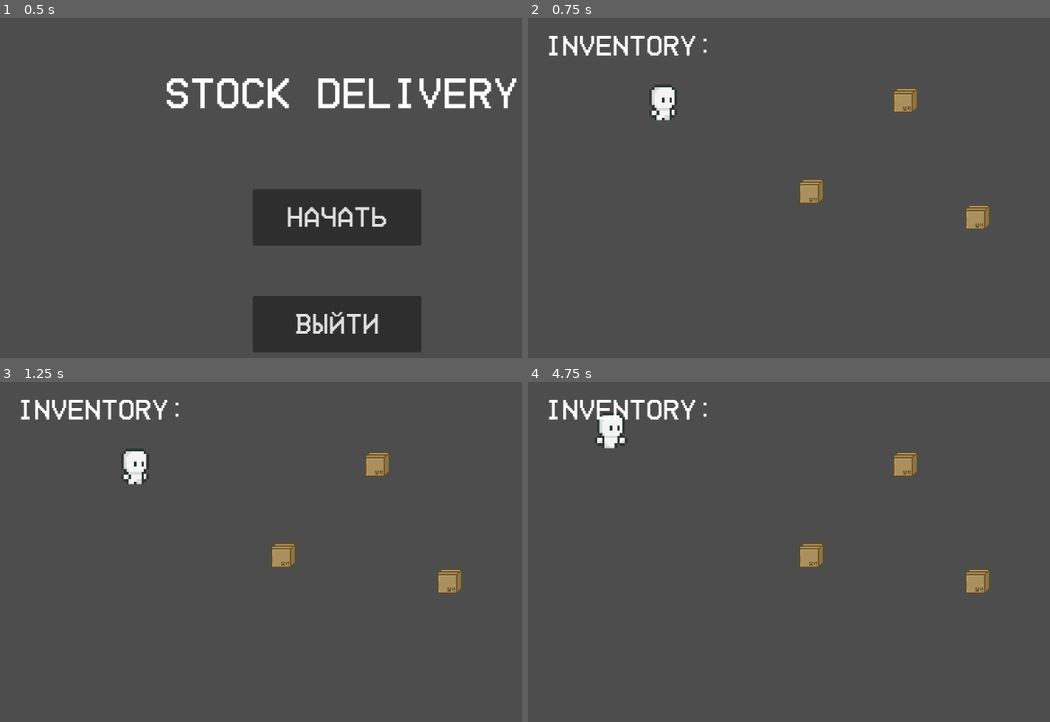
Above: before the commit, frames 1-4 (two rows, left to right).
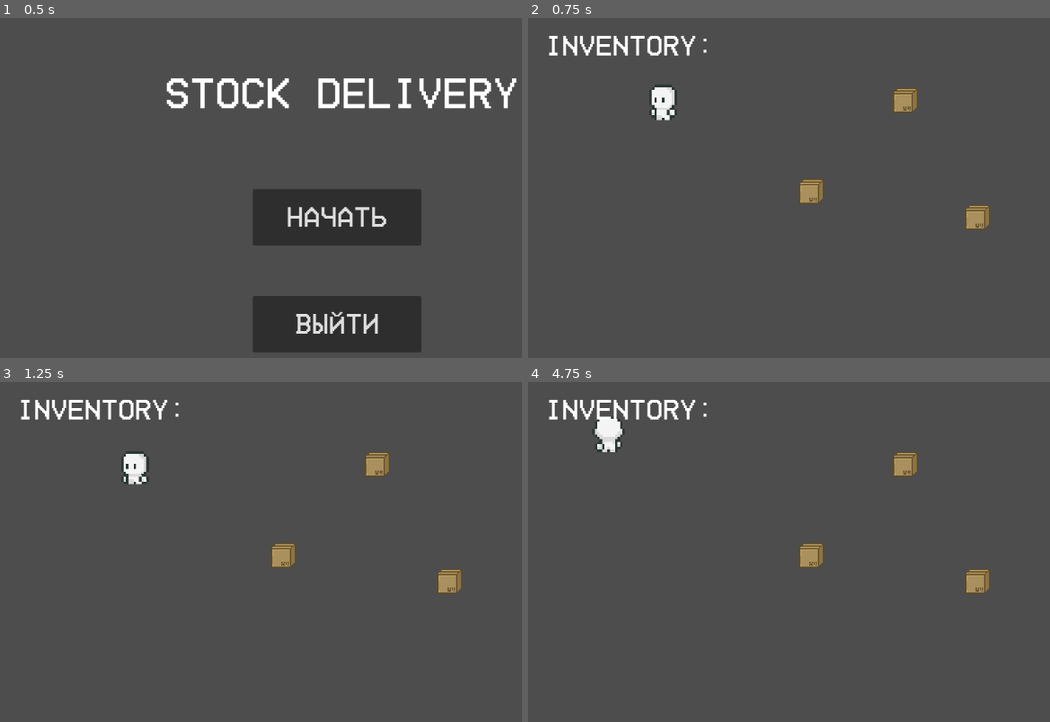
Above: after the commit, the same moments.

Repository: forniiq/stock-delivery
Game: Godot game, scene res://Scene/main_menu.tscn
Same seed, same stepped clock (60 frames per second), same inputs: the game is played once before the commit and once after it.
Inputs:
- Up to frame 1 (0.5 s): no input
- Up to frame 2 (0.75 s): click "Начать" at 0.5 s
- Up to frame 3 (1.25 s): no input
- Up to frame 4 (4.75 s): tap Enter at 1.25, 4.25 s; hold A (A, bound only before the commit) 1.28-2.03 s; tap D (D, bound only before the commit) at 1.55, 2.1 s; tap E (E) at 2.3 s; hold E (E) 2.78-3.53 s; tap S (S, bound only before the commit) at 3.05, 3.6 s; tap Space at 3.5 s; tap W (W, bound only before the commit) at 3.8 s; hold W (W, bound only before the commit) from 4.28 s (still down); tap Shift (shift) at 4.55 s

Frame 1 is identical in both runs. In frame 2, 0.1% of the frame differs, in the area x 23-29%, y 20-30%; in frame 3, 0.3%; in frame 4, 0.4%, in the area x 12-20%, y 8-21%.

Commit message:
Fixed player script

Diff:
--- a/Player/player_1/Player_1.gd
+++ b/Player/player_1/Player_1.gd
@@ -1,78 +1,45 @@
 extends CharacterBody2D
 
-@export var speed = 150 #Скорость
-@export var run_speed = 250 #Скорость бега
-@onready var anim = "idle_r" #Статус анимации
-@onready var animate = $AnimatedSprite2D #Ссылка на анимации
+@export var speed = 150
+@export var sprint_mod = 1.2
+@onready var animate = $AnimatedSprite2D
+@onready var collision_shape = $CollisionShape2D
 @export var inventory = "" #Передмет в инвентаре
 @export var inventory_size = 1 #Размер инвентаря
 var controlling = true #Статус управления
 var in_vehicle = false
 var on_area = false
 
-func _ready():
-	pass
+func get_input():
+	var horizontal = Input.get_axis("left", "right")
+	var vertical = Input.get_axis("forward", "backward")
 
-#Действия
-func get_input():
-	if controlling:
-		velocity = Vector2()
-		var input_direction = Input.get_vector("A","D","W","S")
-		input_direction = input_direction.normalized()
-		if Input.is_action_pressed("shift"):
-			velocity = input_direction * run_speed
+	velocity.x = horizontal
+	velocity.y = vertical
+	# Со спринтом
+	#velocity = velocity.normalized() * speed * (sprint_mod if Input.is_action_pressed("sprint") else 1)
+	# Без спринта (он здесь не нужен)
+	velocity = velocity.normalized() * speed
+
+	if horizontal:
+		animate.flip_h = horizontal > 0
+		collision_shape.position.x = 0.5 if horizontal > 0 else -0.5
+
+	if vertical:
+		if vertical > 0:
+			animate.play("down")
 		else:
-			velocity = input_direction * speed
+			animate.play("up")
+	elif horizontal:
+		animate.play("run")
+	else:
+		animate.play("idle")
 
-#Анимации
-func animation():
-	if Input.is_action_pressed("shift"):
-		if velocity.length() == run_speed and Input.is_action_pressed("A"):
-				anim = "run_l"
-		if velocity.length() == run_speed and Input.is_action_pressed("D"):
-				anim = "run_r"
-		if velocity.length() == run_speed:
-			if Input.is_action_pressed("S") or Input.is_action_pressed("W"):
-				if anim == "walk_r" or anim == "idle_r" or anim == "run_r":
-						anim = "run_r"
-				if anim == "walk_l" or anim == "idle_l" or anim == "run_l":
-						anim = "run_l"
-	else:
-		if velocity.length() == speed and Input.is_action_pressed("A"):
-				anim = "walk_l"
-		if velocity.length() == speed and Input.is_action_pressed("D"):
-				anim = "walk_r"
-		if velocity.length() == speed:
-			if Input.is_action_pressed("S") or Input.is_action_pressed("W"):
-				if anim == "walk_r" or anim == "idle_r" or anim == "run_r":
-						anim = "walk_r"
-				if anim == "walk_l" or anim == "idle_l":
-						anim = "walk_l"
 
-	if velocity.length() == 0:
-		if anim == "walk_l" or anim == "run_l":
-			anim = "idle_l"
-		if anim == "walk_r" or anim == "run_r":
-			anim = "idle_r"
-
-	if anim == "walk_r":
-		animate.play("walk_r")
-	if anim == "walk_l":
-		animate.play("walk_l")
-	if anim == "idle_r":
-		animate.play("idle_r")
-	if anim == "idle_l":
-		animate.play("idle_l")
-	if anim == "run_r":
-		animate.play("run_r")
-	if anim == "run_l":
-		animate.play("run_l")
-
-#Физические процессы
 func _physics_process(_delta):
 	get_input()
 	move_and_slide()
-	animation()
+
 
 signal interact
 signal seat
--- a/Player/player_1/Player_1.tscn
+++ b/Player/player_1/Player_1.tscn
@@ -10,6 +10,38 @@
 [sub_resource type="RectangleShape2D" id="RectangleShape2D_41rhv"]
 size = Vector2(11, 14)
 
+[sub_resource type="AtlasTexture" id="AtlasTexture_8veia"]
+atlas = ExtResource("3_fitp1")
+region = Rect2(0, 160, 80, 80)
+
+[sub_resource type="AtlasTexture" id="AtlasTexture_4kd2m"]
+atlas = ExtResource("3_fitp1")
+region = Rect2(80, 160, 80, 80)
+
+[sub_resource type="AtlasTexture" id="AtlasTexture_g4i8c"]
+atlas = ExtResource("3_fitp1")
+region = Rect2(160, 160, 80, 80)
+
+[sub_resource type="AtlasTexture" id="AtlasTexture_exftb"]
+atlas = ExtResource("3_fitp1")
+region = Rect2(240, 160, 80, 80)
+
+[sub_resource type="AtlasTexture" id="AtlasTexture_6kry2"]
+atlas = ExtResource("3_fitp1")
+region = Rect2(320, 160, 80, 80)
+
+[sub_resource type="AtlasTexture" id="AtlasTexture_np3jv"]
+atlas = ExtResource("3_fitp1")
+region = Rect2(400, 160, 80, 80)
+
+[sub_resource type="AtlasTexture" id="AtlasTexture_yy3r0"]
+atlas = ExtResource("3_fitp1")
+region = Rect2(480, 160, 80, 80)
+
+[sub_resource type="AtlasTexture" id="AtlasTexture_hp056"]
+atlas = ExtResource("3_fitp1")
+region = Rect2(560, 160, 80, 80)
+
 [sub_resource type="AtlasTexture" id="AtlasTexture_2u62e"]
 atlas = ExtResource("2_dyymq")
 region = Rect2(0, 80, 80, 80)
@@ -26,22 +58,6 @@
 atlas = ExtResource("2_dyymq")
 region = Rect2(240, 80, 80, 80)
 
-[sub_resource type="AtlasTexture" id="AtlasTexture_kwenr"]
-atlas = ExtResource("2_dyymq")
-region = Rect2(0, 0, 80, 80)
-
-[sub_resource type="AtlasTexture" id="AtlasTexture_8p7g7"]
-atlas = ExtResource("2_dyymq")
-region = Rect2(80, 0, 80, 80)
-
-[sub_resource type="AtlasTexture" id="AtlasTexture_cvuua"]
-atlas = ExtResource("2_dyymq")
-region = Rect2(160, 0, 80, 80)
-
-[sub_resource type="AtlasTexture" id="AtlasTexture_u2lx4"]
-atlas = ExtResource("2_dyymq")
-region = Rect2(240, 0, 80, 80)
-
 [sub_resource type="AtlasTexture" id="AtlasTexture_x28l5"]
 atlas = ExtResource("3_fitp1")
 region = Rect2(0, 80, 80, 80)
@@ -74,37 +90,37 @@
 atlas = ExtResource("3_fitp1")
 region = Rect2(560, 80, 80, 80)
 
-[sub_resource type="AtlasTexture" id="AtlasTexture_0af2e"]
-atlas = ExtResource("3_fitp1")
-region = Rect2(0, 0, 80, 80)
-
-[sub_resource type="AtlasTexture" id="AtlasTexture_1uy1u"]
-atlas = ExtResource("3_fitp1")
-region = Rect2(80, 0, 80, 80)
-
-[sub_resource type="AtlasTexture" id="AtlasTexture_ue518"]
-atlas = ExtResource("3_fitp1")
-region = Rect2(160, 0, 80, 80)
-
-[sub_resource type="AtlasTexture" id="AtlasTexture_f17td"]
-atlas = ExtResource("3_fitp1")
-region = Rect2(240, 0, 80, 80)
-
-[sub_resource type="AtlasTexture" id="AtlasTexture_eace7"]
-atlas = ExtResource("3_fitp1")
-region = Rect2(320, 0, 80, 80)
-
-[sub_resource type="AtlasTexture" id="AtlasTexture_r70bg"]
-atlas = ExtResource("3_fitp1")
-region = Rect2(400, 0, 80, 80)
-
-[sub_resource type="AtlasTexture" id="AtlasTexture_kibd8"]
-atlas = ExtResource("3_fitp1")
-region = Rect2(480, 0, 80, 80)
-
-[sub_resource type="AtlasTexture" id="AtlasTexture_j1f4v"]
-atlas = ExtResource("3_fitp1")
-region = Rect2(560, 0, 80, 80)
+[sub_resource type="AtlasTexture" id="AtlasTexture_pds8x"]
+atlas = ExtResource("3_fitp1")
+region = Rect2(0, 240, 80, 80)
+
+[sub_resource type="AtlasTexture" id="AtlasTexture_ta1mv"]
+atlas = ExtResource("3_fitp1")
+region = Rect2(80, 240, 80, 80)
+
+[sub_resource type="AtlasTexture" id="AtlasTexture_pvusk"]
+atlas = ExtResource("3_fitp1")
+region = Rect2(160, 240, 80, 80)
+
+[sub_resource type="AtlasTexture" id="AtlasTexture_s43hg"]
+atlas = ExtResource("3_fitp1")
+region = Rect2(240, 240, 80, 80)
+
+[sub_resource type="AtlasTexture" id="AtlasTexture_j6uo7"]
+atlas = ExtResource("3_fitp1")
+region = Rect2(320, 240, 80, 80)
+
+[sub_resource type="AtlasTexture" id="AtlasTexture_58snj"]
+atlas = ExtResource("3_fitp1")
+region = Rect2(400, 240, 80, 80)
+
+[sub_resource type="AtlasTexture" id="AtlasTexture_xcqpj"]
+atlas = ExtResource("3_fitp1")
+region = Rect2(480, 240, 80, 80)
+
+[sub_resource type="AtlasTexture" id="AtlasTexture_h56xj"]
+atlas = ExtResource("3_fitp1")
+region = Rect2(560, 240, 80, 80)
 
 [sub_resource type="AtlasTexture" id="AtlasTexture_xjlbc"]
 atlas = ExtResource("1_v3tpf")
@@ -137,43 +153,40 @@
 [sub_resource type="AtlasTexture" id="AtlasTexture_27sww"]
 atlas = ExtResource("1_v3tpf")
 region = Rect2(560, 80, 80, 80)
-
-[sub_resource type="AtlasTexture" id="AtlasTexture_crfiq"]
-atlas = ExtResource("1_v3tpf")
-region = Rect2(0, 0, 80, 80)
-
-[sub_resource type="AtlasTexture" id="AtlasTexture_rx6x8"]
-atlas = ExtResource("1_v3tpf")
-region = Rect2(80, 0, 80, 80)
-
-[sub_resource type="AtlasTexture" id="AtlasTexture_roew3"]
-atlas = ExtResource("1_v3tpf")
-region = Rect2(160, 0, 80, 80)
-
-[sub_resource type="AtlasTexture" id="AtlasTexture_hgdug"]
-atlas = ExtResource("1_v3tpf")
-region = Rect2(240, 0, 80, 80)
-
-[sub_resource type="AtlasTexture" id="AtlasTexture_psjpc"]
-atlas = ExtResource("1_v3tpf")
-region = Rect2(320, 0, 80, 80)
-
-[sub_resource type="AtlasTexture" id="AtlasTexture_kdvue"]
-atlas = ExtResource("1_v3tpf")
-region = Rect2(400, 0, 80, 80)
-
-[sub_resource type="AtlasTexture" id="AtlasTexture_7pcuy"]
-atlas = ExtResource("1_v3tpf")
-region = Rect2(480, 0, 80, 80)
-
-[sub_resource type="AtlasTexture" id="AtlasTexture_tb6j2"]
-atlas = ExtResource("1_v3tpf")
-region = Rect2(560, 0, 80, 80)
 
 [sub_resource type="SpriteFrames" id="SpriteFrames_uvviq"]
 animations = [{
 "frames": [{
 "duration": 1.0,
+"texture": SubResource("AtlasTexture_8veia")
+}, {
+"duration": 1.0,
+"texture": SubResource("AtlasTexture_4kd2m")
+}, {
+"duration": 1.0,
+"texture": SubResource("AtlasTexture_g4i8c")
+}, {
+"duration": 1.0,
+"texture": SubResource("AtlasTexture_exftb")
+}, {
+"duration": 1.0,
+"texture": SubResource("AtlasTexture_6kry2")
+}, {
+"duration": 1.0,
+"texture": SubResource("AtlasTexture_np3jv")
+}, {
+"duration": 1.0,
+"texture": SubResource("AtlasTexture_yy3r0")
+}, {
+"duration": 1.0,
+"texture": SubResource("AtlasTexture_hp056")
+}],
+"loop": true,
+"name": &"down",
+"speed": 5.0
+}, {
+"frames": [{
+"duration": 1.0,
 "texture": SubResource("AtlasTexture_2u62e")
 }, {
 "duration": 1.0,
@@ -186,25 +199,8 @@
 "texture": SubResource("AtlasTexture_tkjtl")
 }],
 "loop": true,
-"name": &"idle_l",
-"speed": 2.0
-}, {
-"frames": [{
-"duration": 1.0,
-"texture": SubResource("AtlasTexture_kwenr")
-}, {
-"duration": 1.0,
-"texture": SubResource("AtlasTexture_8p7g7")
-}, {
-"duration": 1.0,
-"texture": SubResource("AtlasTexture_cvuua")
-}, {
-"duration": 1.0,
-"texture": SubResource("AtlasTexture_u2lx4")
-}],
-"loop": true,
-"name": &"idle_r",
-"speed": 2.0
+"name": &"idle",
+"speed": 5.0
 }, {
 "frames": [{
 "duration": 1.0,
@@ -232,37 +228,37 @@
 "texture": SubResource("AtlasTexture_vh1k8")
 }],
 "loop": true,
-"name": &"run_l",
-"speed": 7.0
-}, {
-"frames": [{
-"duration": 1.0,
-"texture": SubResource("AtlasTexture_0af2e")
-}, {
-"duration": 1.0,
-"texture": SubResource("AtlasTexture_1uy1u")
-}, {
-"duration": 1.0,
-"texture": SubResource("AtlasTexture_ue518")
-}, {
-"duration": 1.0,
-"texture": SubResource("AtlasTexture_f17td")
-}, {
-"duration": 1.0,
-"texture": SubResource("AtlasTexture_eace7")
-}, {
-"duration": 1.0,
-"texture": SubResource("AtlasTexture_r70bg")
-}, {
-"duration": 1.0,
-"texture": SubResource("AtlasTexture_kibd8")
-}, {
-"duration": 1.0,
-"texture": SubResource("AtlasTexture_j1f4v")
-}],
-"loop": true,
-"name": &"run_r",
-"speed": 7.0
+"name": &"run",
+"speed": 10.0
+}, {
+"frames": [{
+"duration": 1.0,
+"texture": SubResource("AtlasTexture_pds8x")
+}, {
+"duration": 1.0,
+"texture": SubResource("AtlasTexture_ta1mv")
+}, {
+"duration": 1.0,
+"texture": SubResource("AtlasTexture_pvusk")
+}, {
+"duration": 1.0,
+"texture": SubResource("AtlasTexture_s43hg")
+}, {
+"duration": 1.0,
+"texture": SubResource("AtlasTexture_j6uo7")
+}, {
+"duration": 1.0,
+"texture": SubResource("AtlasTexture_58snj")
+}, {
+"duration": 1.0,
+"texture": SubResource("AtlasTexture_xcqpj")
+}, {
+"duration": 1.0,
+"texture": SubResource("AtlasTexture_h56xj")
+}],
+"loop": true,
+"name": &"up",
+"speed": 10.0
 }, {
 "frames": [{
 "duration": 1.0,
@@ -290,36 +286,7 @@
 "texture": SubResource("AtlasTexture_27sww")
 }],
 "loop": true,
-"name": &"walk_l",
-"speed": 5.0
-}, {
-"frames": [{
-"duration": 1.0,
-"texture": SubResource("AtlasTexture_crfiq")
-}, {
-"duration": 1.0,
-"texture": SubResource("AtlasTexture_rx6x8")
-}, {
-"duration": 1.0,
-"texture": SubResource("AtlasTexture_roew3")
-}, {
-"duration": 1.0,
-"texture": SubResource("AtlasTexture_hgdug")
-}, {
-"duration": 1.0,
-"texture": SubResource("AtlasTexture_psjpc")
-}, {
-"duration": 1.0,
-"texture": SubResource("AtlasTexture_kdvue")
-}, {
-"duration": 1.0,
-"texture": SubResource("AtlasTexture_7pcuy")
-}, {
-"duration": 1.0,
-"texture": SubResource("AtlasTexture_tb6j2")
-}],
-"loop": true,
-"name": &"walk_r",
+"name": &"walk",
 "speed": 5.0
 }]
 
@@ -333,7 +300,7 @@
 
 [node name="AnimatedSprite2D" type="AnimatedSprite2D" parent="."]
 sprite_frames = SubResource("SpriteFrames_uvviq")
-animation = &"run_l"
+animation = &"down"
 
 [node name="PressE" type="Sprite2D" parent="."]
 visible = false
--- a/project.godot
+++ b/project.godot
@@ -28,22 +28,22 @@
 
 [input]
 
-A={
+left={
 "deadzone": 0.5,
 "events": [Object(InputEventKey,"resource_local_to_scene":false,"resource_name":"","device":-1,"window_id":0,"alt_pressed":false,"shift_pressed":false,"ctrl_pressed":false,"meta_pressed":false,"pressed":false,"keycode":0,"physical_keycode":65,"key_label":0,"unicode":97,"echo":false,"script":null)
 ]
 }
-D={
+right={
 "deadzone": 0.5,
 "events": [Object(InputEventKey,"resource_local_to_scene":false,"resource_name":"","device":-1,"window_id":0,"alt_pressed":false,"shift_pressed":false,"ctrl_pressed":false,"meta_pressed":false,"pressed":false,"keycode":0,"physical_keycode":68,"key_label":0,"unicode":100,"echo":false,"script":null)
 ]
 }
-W={
+forward={
 "deadzone": 0.5,
 "events": [Object(InputEventKey,"resource_local_to_scene":false,"resource_name":"","device":-1,"window_id":0,"alt_pressed":false,"shift_pressed":false,"ctrl_pressed":false,"meta_pressed":false,"pressed":false,"keycode":0,"physical_keycode":87,"key_label":0,"unicode":119,"echo":false,"script":null)
 ]
 }
-S={
+backward={
 "deadzone": 0.5,
 "events": [Object(InputEventKey,"resource_local_to_scene":false,"resource_name":"","device":-1,"window_id":0,"alt_pressed":false,"shift_pressed":false,"ctrl_pressed":false,"meta_pressed":false,"pressed":false,"keycode":0,"physical_keycode":83,"key_label":0,"unicode":115,"echo":false,"script":null)
 ]
Not shown: 1 places in Player/player_1/Player_1.tscn that only renumber resources
